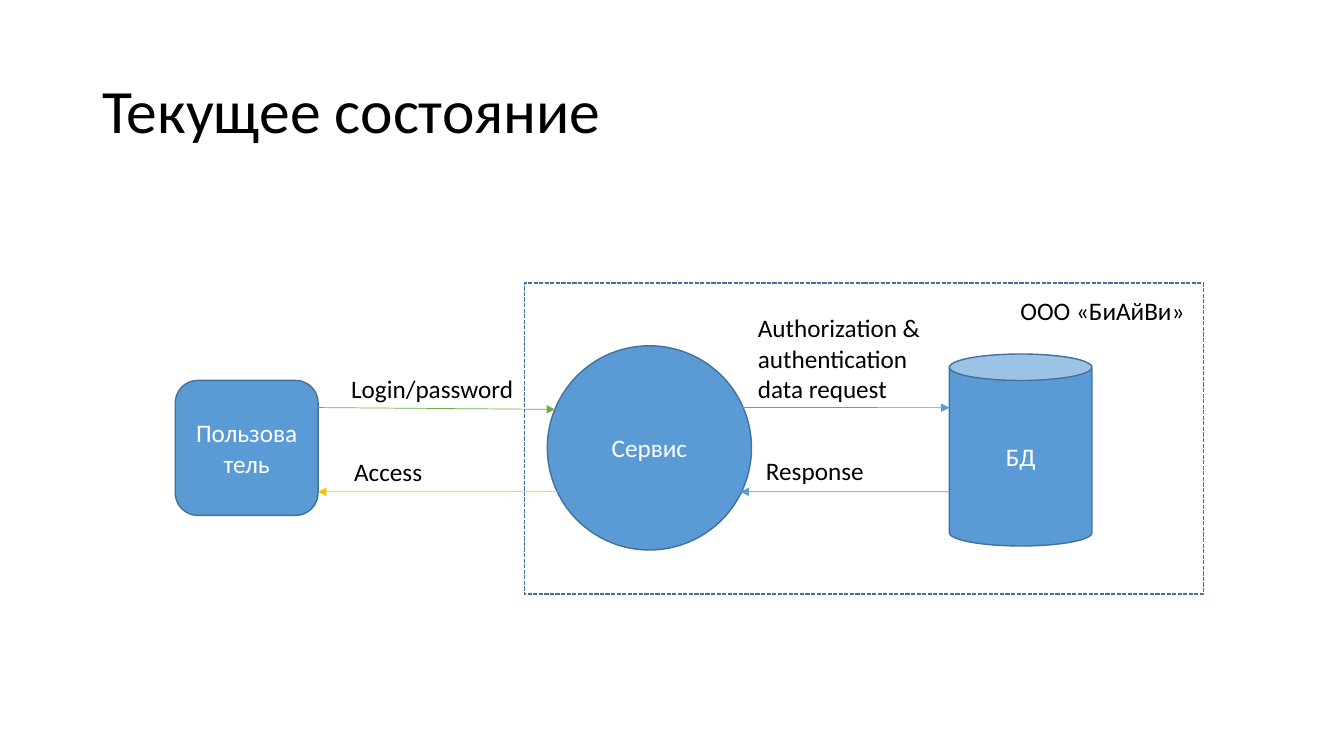
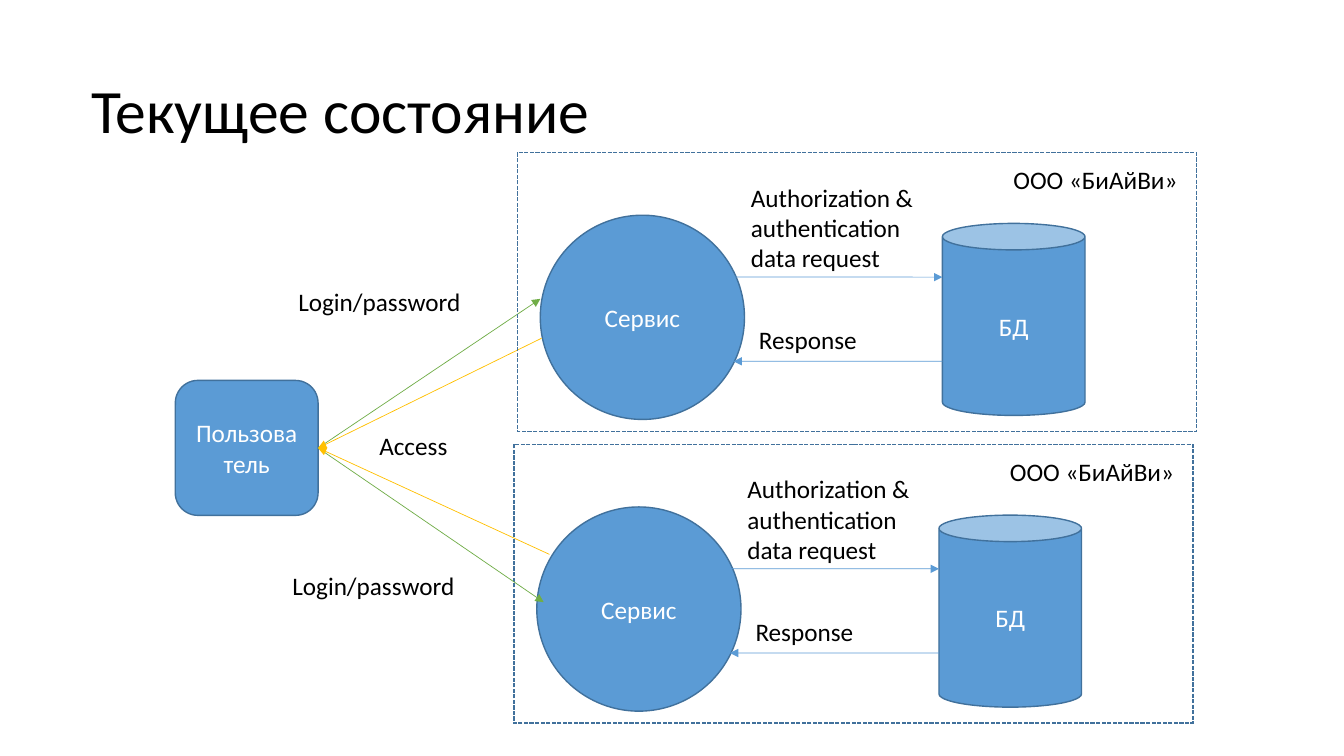
Before and after one commit to KozinOleg97/diplom, a slide deck: slide 8 of Vkr_p2.ppt. Drawn at 1344x756 pixels with LibreOffice and Linux fonts; fonts in the diff are those of the drawing. Boxes give left, top, right and bottom in pixels: in the first picture for what was removed or moved away, otherwise in the second. Text is boxed around its words. In the diff, an @@ line names an element or a change of style, - is before the commit and + after.

```diff
--- a/Vkr_p2.ppt
+++ b/Vkr_p2.ppt
@@ title "Текущее состояние": place and size @@
-title "Текущее состояние" at <box>102,93,601,143</box>
+title "Текущее состояние" at <box>91,93,589,143</box>
@@ rectangle added at <box>517,152,1196,431</box>, outline #41719C 0.99 pt dashed @@
@@ text "ООО «БиАйВи»": place and size @@
-text "ООО «БиАйВи»" at <box>1020,303,1184,320</box>
+text "ООО «БиАйВи»" at <box>1013,172,1177,189</box>
@@ text "Login/password": place and size @@
-text "Login/password" at <box>351,380,513,403</box>
+text "Login/password" at <box>298,293,460,316</box>
@@ arrow moved from (318, 407) - (555, 409) to (318, 447) - (540, 298) @@
@@ arrow added from (734, 277) to (942, 277), #5B9BD5 0.51 pt @@
@@ 2 texts, 1 cylinder, 1 ellipse: place and size @@
-2 texts, 1 cylinder, 1 ellipse at <box>547,319,1091,550</box>
+2 texts, 1 cylinder, 1 ellipse at <box>540,189,1084,420</box>
@@ arrow added from (541, 339) to (318, 447), #FFC000 0.51 pt @@
@@ arrow moved from (742, 407) - (949, 407) to (942, 361) - (733, 361) @@
@@ arrow moved from (557, 492) - (318, 492) to (549, 554) - (318, 447) @@
@@ arrow added from (318, 447) to (543, 601), #70AD47 0.51 pt @@
@@ text "Access": place and size @@
-text "Access" at <box>354,464,422,481</box>
+text "Access" at <box>379,438,447,456</box>
@@ rectangle: place and size @@
-rectangle at <box>524,283,1203,594</box>
+rectangle at <box>514,444,1193,723</box>
@@ text added at <box>1010,464,1174,481</box>, 18 pt, text #000000 @@
+ООО «БиАйВи»
@@ ellipse added at <box>537,507,742,711</box>, fill #5B9BD5, outline #41719C 0.99 pt, 18 pt, text #FFFFFF @@
+Сервис
@@ text added at <box>747,480,896,563</box>, 18 pt, text #000000 @@
+Authorization & authentication
+data request
@@ cylinder added at <box>939,515,1081,706</box>, fill #5B9BD5, outline #41719C 0.99 pt, 18 pt, text #FFFFFF @@
+БД
@@ arrow moved from (949, 492) - (741, 492) to (730, 568) - (939, 568) @@
@@ text added at <box>292,577,454,600</box>, 18 pt, text #000000 @@
+Login/password
@@ text added at <box>756,624,854,645</box>, 18 pt, text #000000 @@
+Response
@@ arrow added from (939, 653) to (729, 653), #5B9BD5 0.51 pt @@
```
Also in this commit, not shown: 1 other slide changed, 4 slides added.
